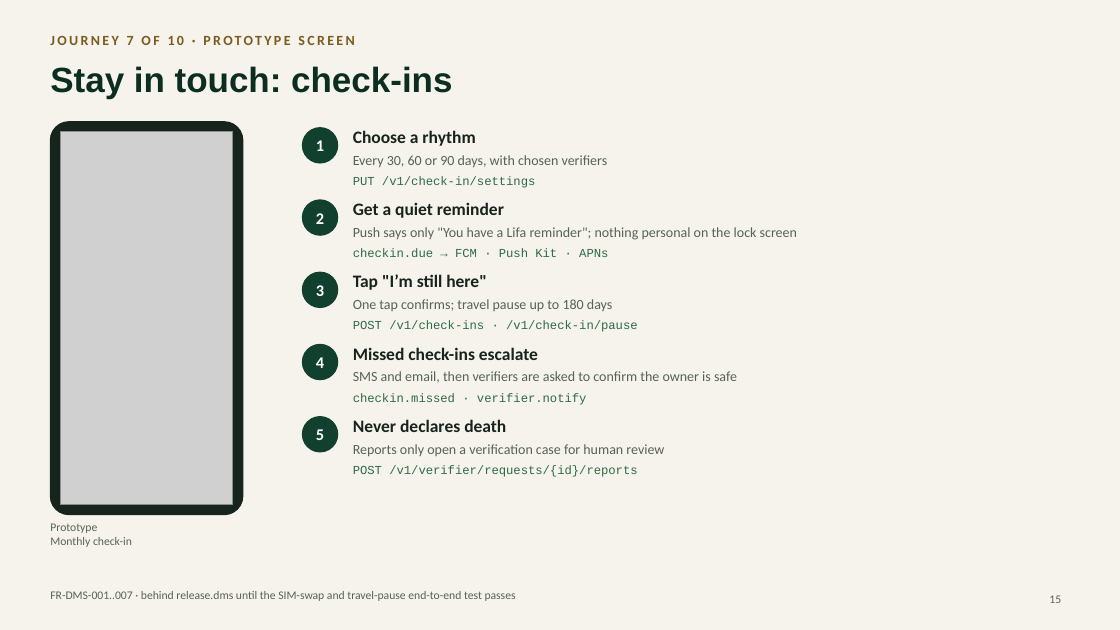
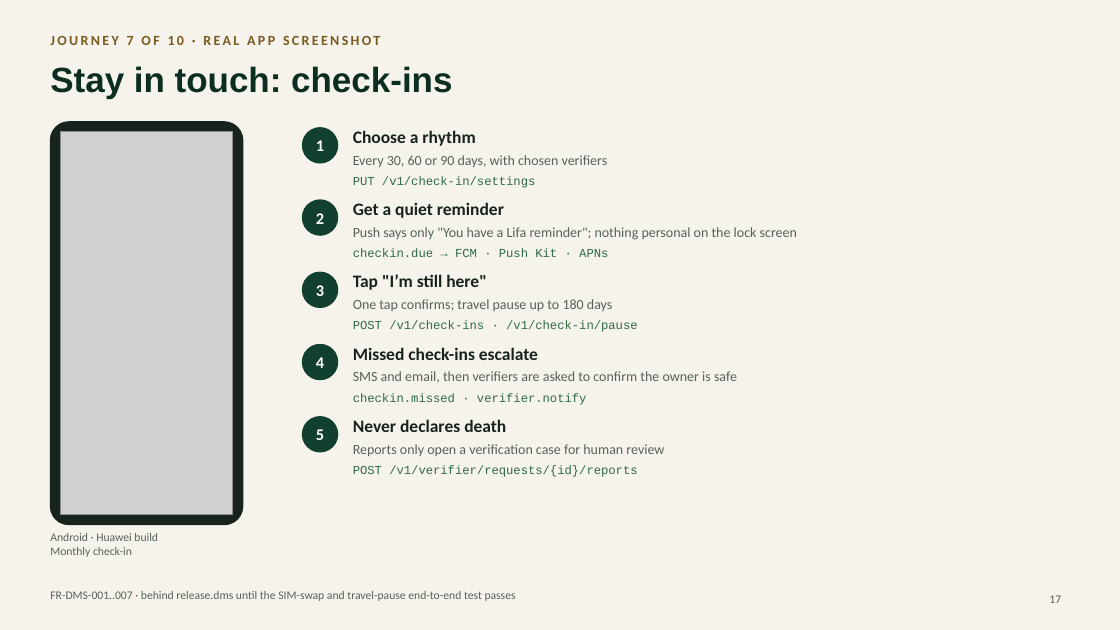
Before and after one commit to faztmobile/lifa, a slide deck: slide 17 of docs/architecture/Lifa-mobile-end-to-end.pptx (slide 15 before the commit). Drawn at 1120x630 pixels with LibreOffice and Linux fonts; fonts in the diff are those of the drawing; grey boxes stand for pictures. Boxes give left, top, right and bottom in pixels: in the first picture for what was removed or moved away, otherwise in the second. Text is boxed around its words. In the diff, an @@ line names an element or a change of style, - is before the commit and + after.

```diff
--- a/docs/architecture/Lifa-mobile-end-to-end.pptx
+++ b/docs/architecture/Lifa-mobile-end-to-end.pptx
@@ text at bbox=[50, 36, 380, 45]: text changed @@
-JOURNEY 7 OF 10 · PROTOTYPE SCREEN
+JOURNEY 7 OF 10 · REAL APP SCREENSHOT
@@ rounded rectangle: place and size @@
-rounded rectangle at bbox=[50, 122, 243, 515]
+rounded rectangle at bbox=[50, 122, 243, 525]
@@ picture: place and size @@
-picture at bbox=[60, 132, 233, 505]
+picture at bbox=[60, 132, 233, 515]
@@ text at bbox=[50, 533, 158, 541]: text changed @@
-Prototype
+Android · Huawei build
@@ text "Android · Huawei build": place and size @@
-text "Android · Huawei build" at bbox=[50, 523, 132, 547]
+text "Android · Huawei build" at bbox=[50, 533, 158, 557]
@@ page number at bbox=[1049, 595, 1061, 603]: text changed @@
-15
+17
```
Also in this commit, not shown: 12 other slides changed, 2 slides added.
